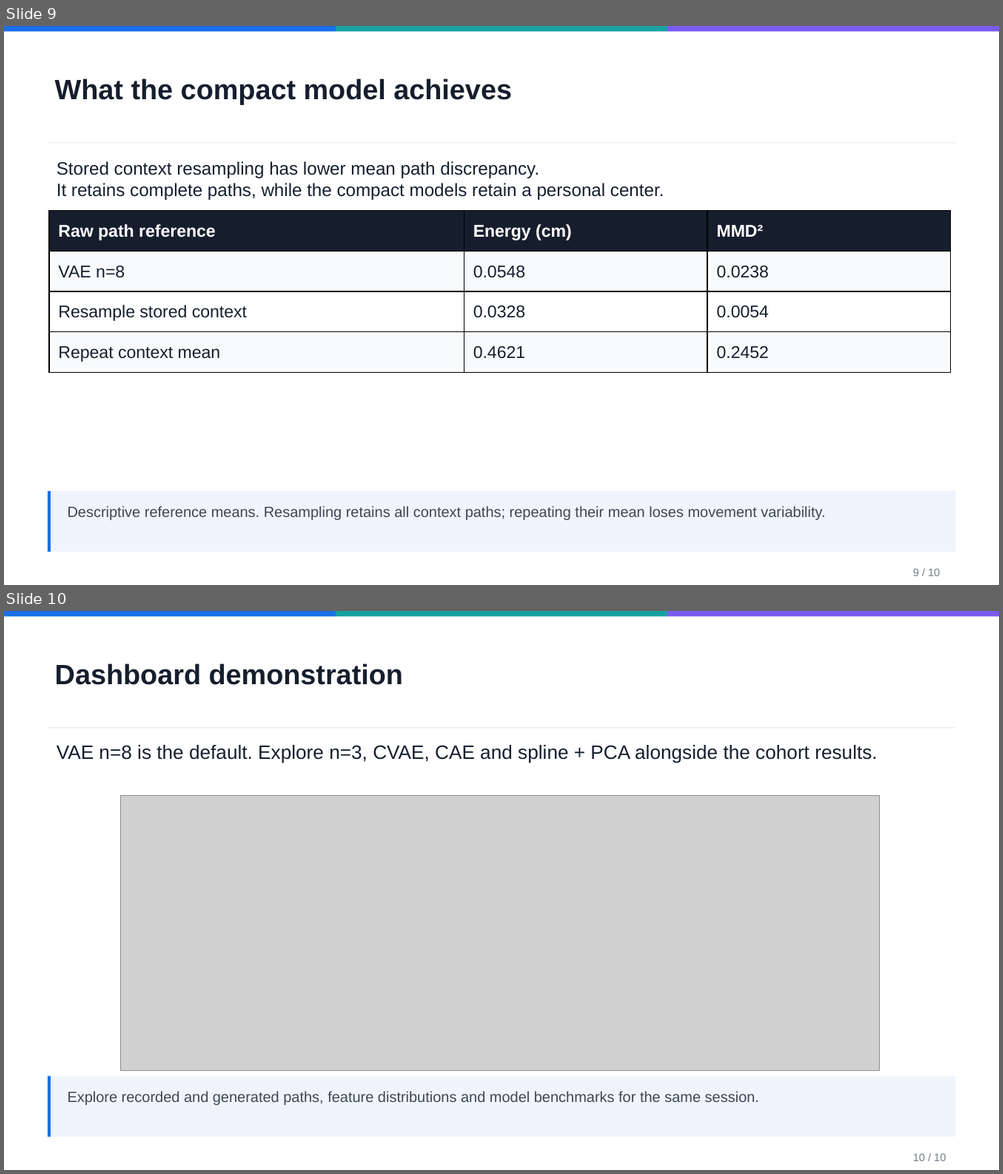
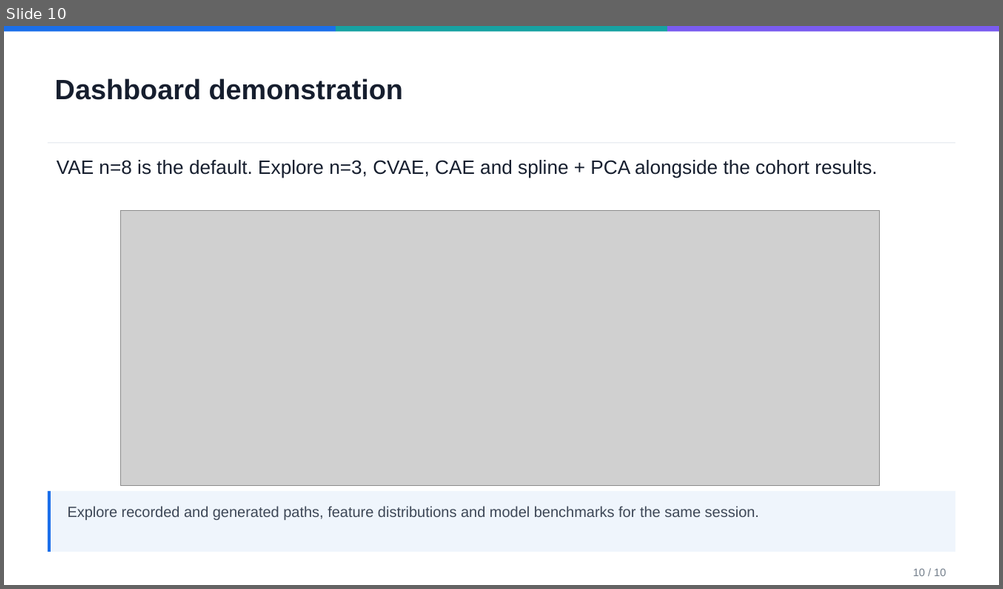
Before and after one commit to pazflashner/interception-movements-dl, a slide deck: production/Interception_Movements_Course_Presentation.pptx. Shown one above the other, each under a label of ours: slides 9 and 10 before the commit, slide 10 after it. The pictures are 1003x1174 and 1003x589 pixels, drawn with LibreOffice and Linux fonts; fonts in the diff are those of the drawing; grey boxes stand for pictures. Boxes give left, top, right and bottom in pixels: in the first picture for what was removed or moved away, otherwise in the second. Text is boxed around its words. In the diff, an @@ line names an element or a change of style, - is before the commit and + after.

```diff
--- a/production/Interception_Movements_Course_Presentation.pptx
+++ b/production/Interception_Movements_Course_Presentation.pptx
@@ slide 9 removed at (4,26,999,585), background #FFFFFF @@
@@ rectangle removed at (4,26,336,31) @@
@@ rectangle removed at (336,26,666,31) @@
@@ rectangle removed at (667,26,999,31) @@
@@ text removed at (55,79,512,104) @@
-What the compact model achieves
@@ rectangle removed at (47,142,956,143) @@
@@ text removed at (57,161,664,200) @@
-Stored context resampling has lower mean path discrepancy.
-It retains complete paths, while the compact models retain a personal center.
@@ table removed at (48,211,950,373), 4 rows, 3 columns @@
-Raw path reference | Energy (cm) | MMD²
-VAE n=8 | 0.0548 | 0.0238
-Resample stored context | 0.0328 | 0.0054
-Repeat context mean | 0.4621 | 0.2452
@@ rectangle removed at (47,491,956,552) @@
@@ rectangle removed at (47,491,51,552) @@
@@ text removed at (68,506,825,520) @@
-Descriptive reference means. Resampling retains all context paths; repeating their mean loses movement variability.
@@ text removed at (913,569,939,577) @@
-9 / 10
```
Also in this commit, not shown: 6 slides changed, 2 slides added, 1 other slide removed, 15 other files.
